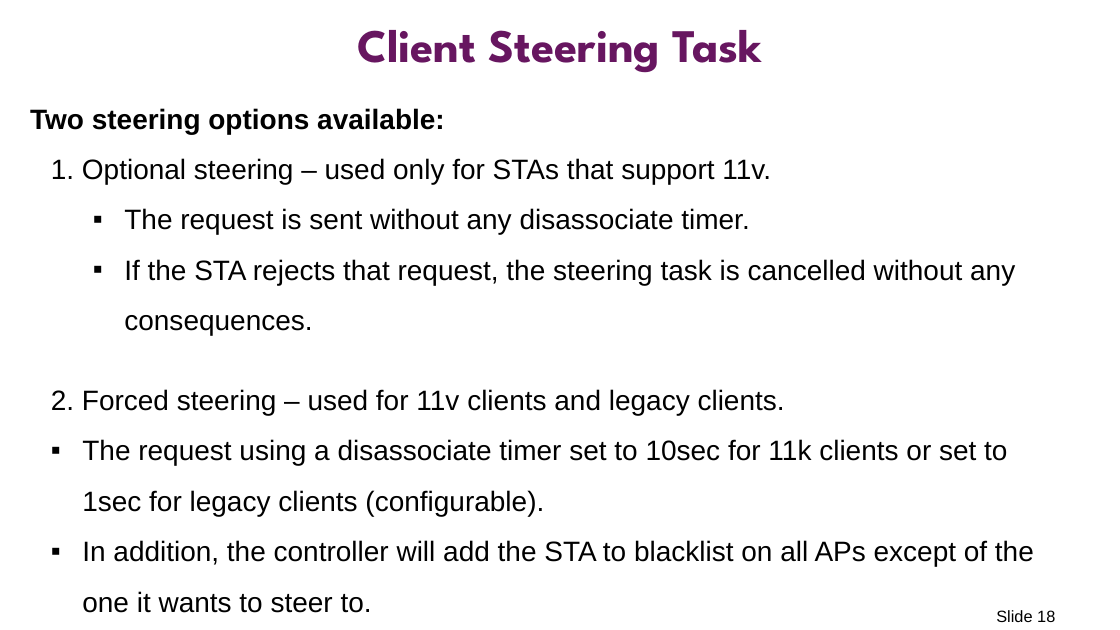
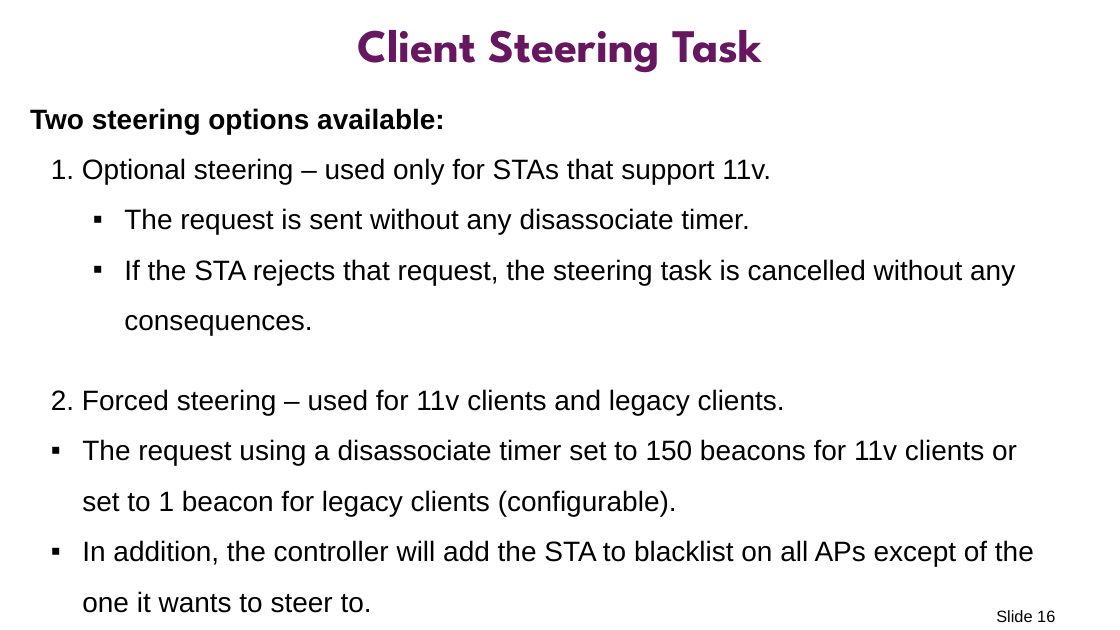
Before and after one commit to prplfoundation/prplMesh, a slide deck: slide 16 of documentation/prplMesh-infra-controller.pptx (slide 18 before the commit). Drawn at 1120x630 pixels with LibreOffice and Linux fonts; fonts in the diff are those of the drawing. Boxes give left, top, right and bottom in pixels: in the first picture for what was removed or moved away, otherwise in the second. Text is boxed around its words. In the diff, an @@ line names an element or a change of style, - is before the commit and + after.

```diff
--- a/documentation/prplMesh-infra-controller.pptx
+++ b/documentation/prplMesh-infra-controller.pptx
@@ text at box(82, 439, 1017, 516): text changed @@
-  ▪ The request using a disassociate timer set to 10sec for 11k clients or set to 1sec for legacy clients (configurable).
+  ▪ The request using a disassociate timer set to 150 beacons for 11v clients or set to 1 beacon for legacy clients (configurable).
```
Also in this commit, not shown: 5 other slides changed, 1 slide added, 2 slides removed.
